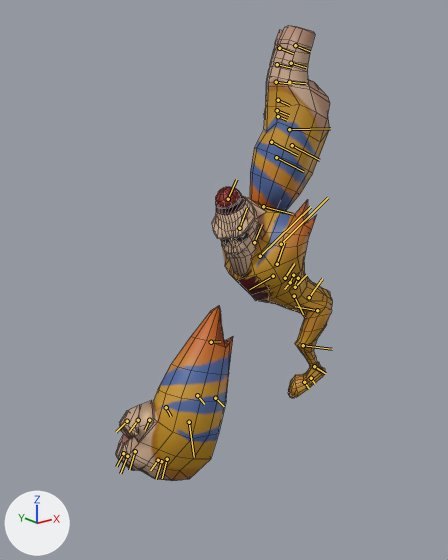
Before and after pictures for a commit that changed the FBX model Assets/Animations/Gorilla/Attacks/Throw/Right/Gorille_Throw_Down_R.fbx.
Camera for both pictures: a 50 mm lens placed at (-6.86, -6.96, 4.18), pointed at (-1.49, -0.25, 1.49). Lighting does not change. The marker at lower left points along +X, +Y and +Z. Both versions are drawn at frame 1 of the action 'Take 001'; the numbers are the values there. The bones that bend it are drawn over the model as lines. Mesh edges are drawn as thin lines.

In view in the first picture: 'Gorille_MESH'.
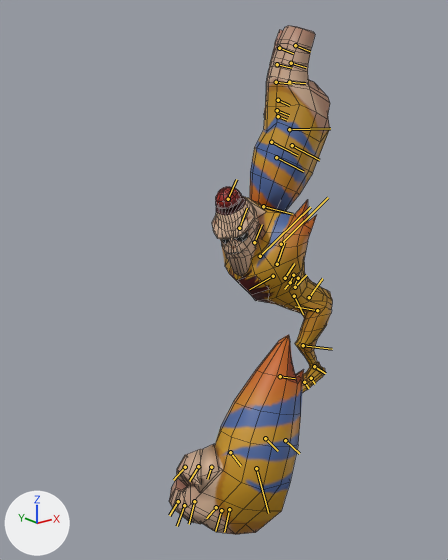
Pixel boxes [x1, y1, x2, y2] of what changed, in the pictures (448 x 560 px):
'Gorille_MESH', posed (24% narrower, 12% taller): before [116, 26, 332, 481]; after [169, 26, 332, 534]
bone 'L_Arm02_J', root to tip: before (197, 395) to (204, 404); after (265, 438) to (278, 451)

What the commit changed:
Bone 'L_Arm02_J' (bone_l_arm02_j) moves from (-254.0, -180.0, 239.0) to (-108.0, -197.0, 241.0).
